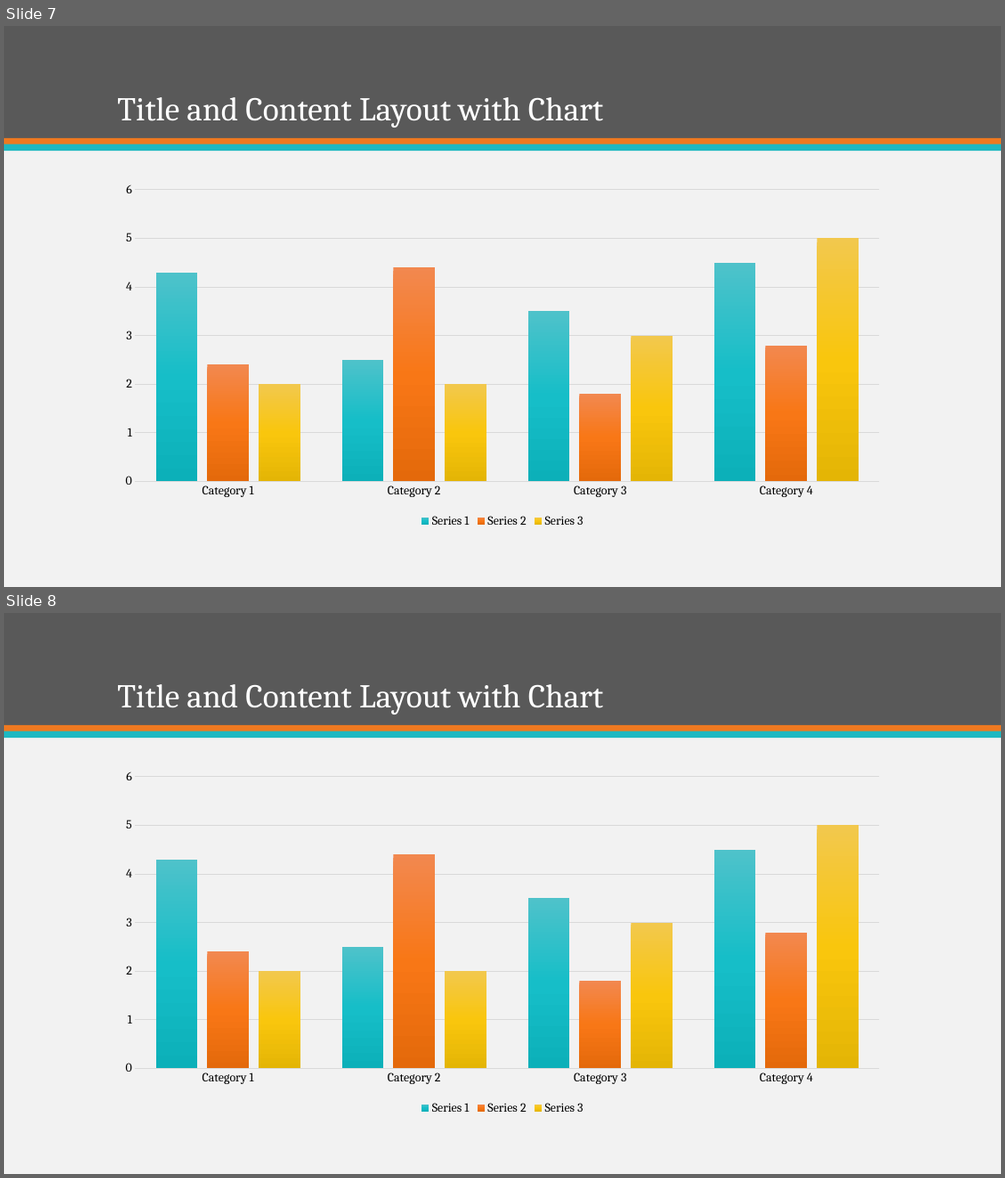
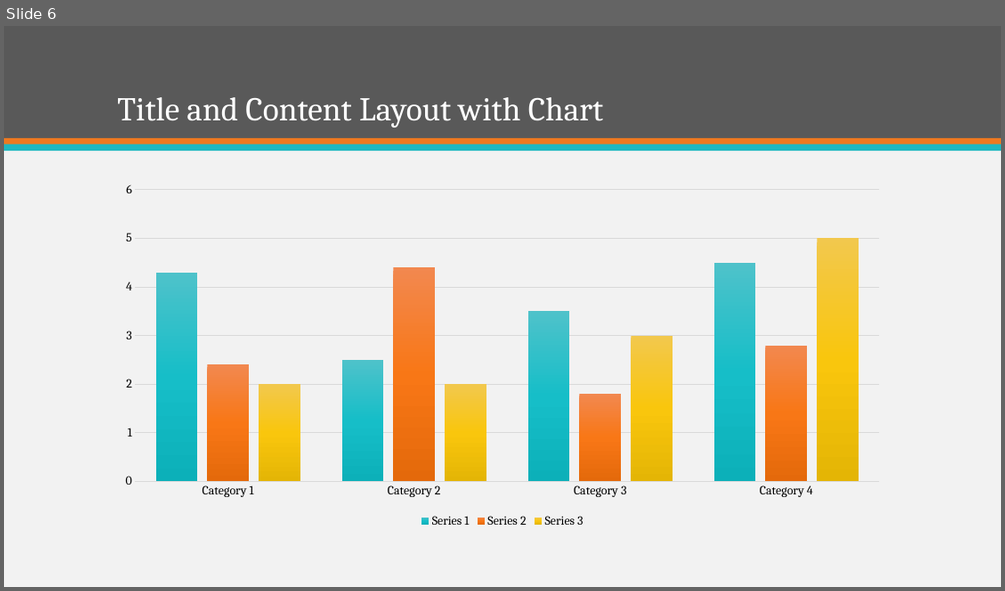
Before and after one commit to ItsGreyedOut/Brewery-Startup, a slide deck: Brewery Establishment Analysis.pptx. Shown one above the other, each under a label of ours: slides 7 and 8 before the commit, slide 6 after it. The pictures are 1005x1178 and 1005x591 pixels, drawn with LibreOffice and Linux fonts; fonts in the diff are those of the drawing. Boxes give left, top, right and bottom in pixels: in the first picture for what was removed or moved away, otherwise in the second. Text is boxed around its words. In the diff, an @@ line names an element or a change of style, - is before the commit and + after.

```diff
--- a/Brewery Establishment Analysis.pptx
+++ b/Brewery Establishment Analysis.pptx
@@ slide 7 removed at (4, 26, 1001, 587), background #F2F2F2; not listed: 3 template elements that a slide beside it also shows @@
@@ title removed at (117, 97, 604, 127) @@
-Title and Content Layout with Chart
@@ column chart removed at (110, 176, 896, 531) @@
-categories: Category 1, Category 2, Category 3, Category 4
-Series 1: 4.3, 2.5, 3.5, 4.5
-Series 2: 2.4, 4.4, 1.8, 2.8
-Series 3: 2, 2, 3, 5
@@ what was slide 8 is now slide 6 @@
```
Also in this commit, not shown: 1 slide changed, 1 slide added, 2 other slides removed, 1 other file.
